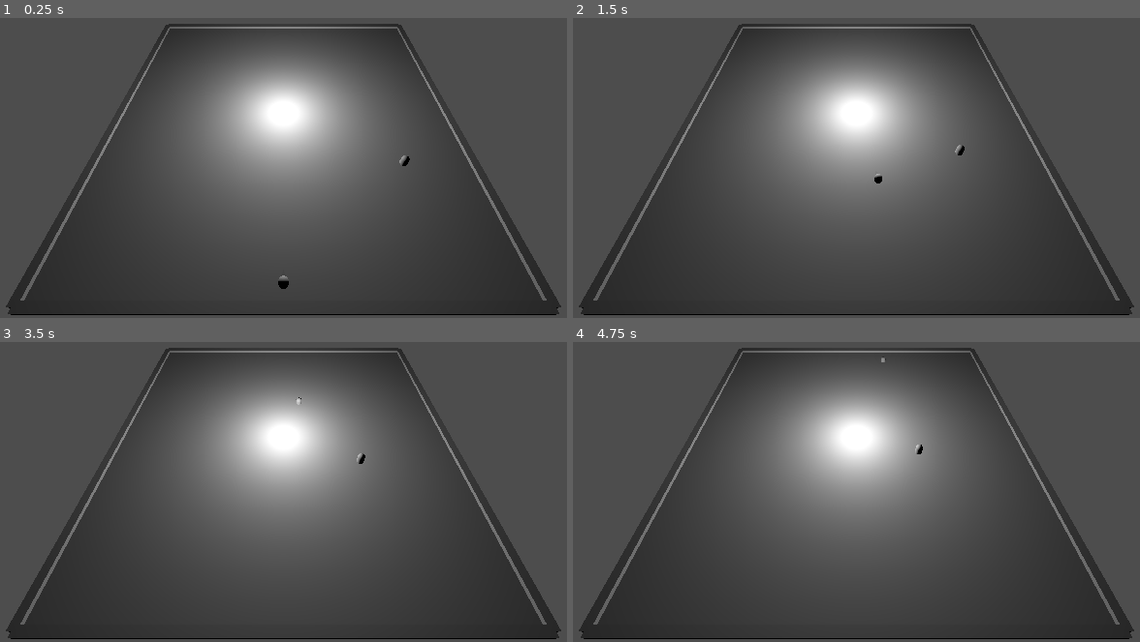
Above: before the commit, frames 1-4 (two rows, left to right).
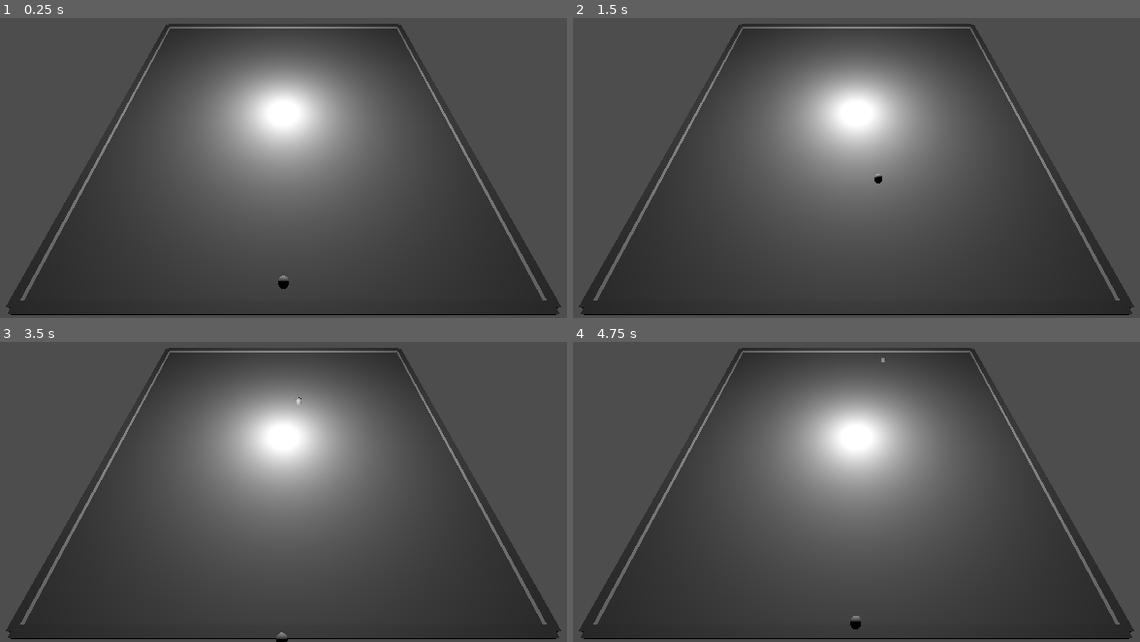
Above: after the commit, the same moments.

Repository: slabrant/gwj82
Game: Godot game, scene res://scenes/world.tscn
Two runs of this game, one before a commit and one after it. Both use one fixed random seed, a clock stepped at 60 frames per second and the inputs below. Sound files missing from this copy of the repository are replaced by a short silence.
Inputs (mouse positions are in pixels of both pictures, inside the frame that each line leads up to):
- Up to frame 1 (0.25 s): no input
- Up to frame 2 (1.5 s): move the mouse to (901, 99) at 0.52 s; hold Shift (input_run) 0.53-1.28 s; hold W (input_forward) from 0.53 s (still down); move the mouse to (816, 102) at 1.27 s; tap Shift (input_run) at 1.35 s
- Up to frame 3 (3.5 s): keep holding W (input_forward); tap Enter at 2 s; move the mouse to (300, 417) at 2.02 s; hold Shift (input_run) 2.03-2.78 s; tap Space at 2.75 s; move the mouse to (272, 432) at 2.77 s; tap Shift (input_run) at 2.85 s
- Up to frame 4 (4.75 s): keep holding W (input_forward); tap Enter at 3.5 s; move the mouse to (913, 429) at 3.52 s; hold Shift (input_run) 3.53-4.28 s; move the mouse to (799, 420) at 4.27 s; tap Shift (input_run) at 4.35 s

The runs differ from the first frame. In frame 1, less than 0.1% of the frame differs, in the area x 70-73%, y 45-50%; in frame 2, less than 0.1%; in frame 3, less than 0.1%; in frame 4, less than 0.1%, in the area x 48-62%, y 34-96%.

Commit message:
Mom follows and now makes walking sounds.

Diff:
--- a/scenes/mom.gd
+++ b/scenes/mom.gd
@@ -1,36 +1,49 @@
 extends CharacterBody3D
 
-var movement_speed: float = 2.0
-var movement_target_position: Vector3 = Vector3(-3.0,0.0,2.0)
+@export var CHASING : bool = false
+@export var MOVEMENT_SPEED: float = 3.0
 
-@onready var navigation_agent: NavigationAgent3D = $NavigationAgent3D
-@export var CHASING : bool = false
+@onready var follow_timer: Timer = $FollowTimer
+@onready var mom_navigation: NavigationAgent3D = $MomNavigation
+@onready var detection_area: Area3D = $DetectionArea
+@onready var walking_sound: AudioStreamPlayer3D = $WalkingSound
 
-func _ready():
-	# These values need to be adjusted for the actor's speed
-	# and the navigation layout.
-	navigation_agent.path_desired_distance = 0.5
-	navigation_agent.target_desired_distance = 0.5
 
-	# Make sure to not await during _ready.
-	actor_setup.call_deferred()
+func _ready() -> void:
+	print("Mom ready; connecting signals…")
+	$DetectionArea.body_entered.connect(self._on_body_entered)
+	$DetectionArea.body_exited.connect(self._on_body_exited)
+	walking_sound.stop()
 
-func actor_setup():
-	# Wait for the first physics frame so the NavigationServer can sync.
-	await get_tree().physics_frame
-
-	# Now that the navigation map is no longer empty, set the movement target.
-	set_movement_target(movement_target_position)
-
-func set_movement_target(movement_target: Vector3):
-	navigation_agent.set_target_position(movement_target)
 
 func _physics_process(delta):
-	if navigation_agent.is_navigation_finished():
-		return
+	var old_velocity = velocity
+	if Input.is_action_just_pressed("input_run"):
+		CHASING = !CHASING
 
-	var current_agent_position: Vector3 = global_position
-	var next_path_position: Vector3 = navigation_agent.get_next_path_position()
+	if CHASING:
+		mom_navigation.set_target_position(get_node("../Player").global_position)
+		var next_point = mom_navigation.get_next_path_position()
+		velocity = (next_point - global_position).normalized() * MOVEMENT_SPEED
+		look_at(next_point)
+	else:
+		velocity = Vector3.ZERO
 
-	velocity = current_agent_position.direction_to(next_path_position) * movement_speed
+	if (Vector3.ZERO == velocity) != (Vector3.ZERO == old_velocity):
+		toggle_walking_sound()
+
 	move_and_slide()
+
+
+func toggle_walking_sound():
+	if walking_sound.playing == true:
+		walking_sound.stop()
+	else:
+		walking_sound.play(randf_range(0.0, walking_sound.stream.get_length()))
+
+
+func _on_body_entered(body):
+	CHASING = true
+	print("DetectionArea body_entered → ", body.name)
+func _on_body_exited(body):
+	print("DetectionArea body_exited  ← ", body.name)
--- a/scenes/mom.tscn
+++ b/scenes/mom.tscn
@@ -1,14 +1,15 @@
-[gd_scene load_steps=6 format=3 uid="uid://dylc8icgoxxbs"]
+[gd_scene load_steps=7 format=3 uid="uid://dylc8icgoxxbs"]
 
 [ext_resource type="Script" uid="uid://dts55gyc3bjc1" path="res://scenes/mom.gd" id="1_flcde"]
-[ext_resource type="AudioStream" uid="uid://co8xk8eqagda8" path="res://assets/2025-06-14T01_51_02.148Z.ogg" id="1_rrvsx"]
+[ext_resource type="AudioStream" uid="uid://c7m4jarae1ulf" path="res://assets/2025-06-14T23_28_48.426Z walking.ogg" id="2_nk83r"]
+[ext_resource type="Script" uid="uid://darpkgk41iffx" path="res://scenes/mom_navigation.gd" id="3_nk83r"]
 
 [sub_resource type="CapsuleShape3D" id="CapsuleShape3D_u3lhm"]
 
 [sub_resource type="CapsuleMesh" id="CapsuleMesh_rrvsx"]
 
-[sub_resource type="ConvexPolygonShape3D" id="ConvexPolygonShape3D_flcde"]
-points = PackedVector3Array(0, 0, 0, 5, 0, 5, -5, 0, 5, 5, 1, 5, -5, 1, 5)
+[sub_resource type="ConvexPolygonShape3D" id="ConvexPolygonShape3D_nk83r"]
+points = PackedVector3Array(0, 0, 0, -6, -1, -8, 6, -1, -8, -6, 1, -8, 6, 1, -8)
 
 [node name="Mom" type="CharacterBody3D"]
 collision_layer = 0
@@ -20,13 +21,22 @@
 [node name="MeshInstance3D" type="MeshInstance3D" parent="."]
 mesh = SubResource("CapsuleMesh_rrvsx")
 
-[node name="ShapeCast3D" type="ShapeCast3D" parent="."]
-shape = SubResource("ConvexPolygonShape3D_flcde")
-target_position = Vector3(0, 0, 0)
-
-[node name="AudioStreamPlayer3D" type="AudioStreamPlayer3D" parent="."]
+[node name="WalkingSound" type="AudioStreamPlayer3D" parent="."]
 transform = Transform3D(1, 0, 0, 0, 1, 0, 0, 0, 1, 0, -1, 0)
-stream = ExtResource("1_rrvsx")
+stream = ExtResource("2_nk83r")
 autoplay = true
 
-[node name="NavigationAgent3D" type="NavigationAgent3D" parent="."]
+[node name="MomNavigation" type="NavigationAgent3D" parent="."]
+script = ExtResource("3_nk83r")
+
+[node name="FollowTimer" type="Timer" parent="."]
+one_shot = true
+
+[node name="DetectionArea" type="Area3D" parent="."]
+collision_layer = 0
+
+[node name="CollisionShape3D" type="CollisionShape3D" parent="DetectionArea"]
+shape = SubResource("ConvexPolygonShape3D_nk83r")
+
+[connection signal="area_entered" from="DetectionArea" to="." method="_on_detection_area_area_entered"]
+[connection signal="body_entered" from="DetectionArea" to="." method="_on_detection_area_body_entered"]
--- /dev/null
+++ b/scenes/mom_navigation.gd
@@ -0,0 +1,7 @@
+extends NavigationAgent3D
+
+@onready var parent = get_parent()
+
+func _ready():
+	path_desired_distance = 0.5
+	target_desired_distance = 0.5
--- a/scenes/world.tscn
+++ b/scenes/world.tscn
@@ -22,7 +22,7 @@
 transform = Transform3D(-1, 6.18172e-08, -6.18172e-08, 0, 0.707107, 0.707107, 8.74228e-08, 0.707107, -0.707107, 0, 32.298, -30)
 
 [node name="Mom" parent="." instance=ExtResource("3_4wyf3")]
-transform = Transform3D(1, 0, 0, 0, 1, 0, 0, 0, 1, -16.1708, 0.412936, -9.65566)
+transform = Transform3D(-1, 0, -8.74228e-08, 0, 1, 0, 8.74228e-08, 0, -1, 0.151502, 0.412936, -31.2455)
 
 [node name="SWall" parent="." instance=ExtResource("4_k0juu")]
 transform = Transform3D(1, 0, 0, 0, 1, 0, 0, 0, 1, 0, 0, -25)
Not shown, added: assets/2025-06-14T23_28_48.426Z walking.ogg.import
Not shown, added: assets/Saturday at 6-00 PM.mp3.import
Not shown, added: assets/glass_breaking.ogg.import
Not shown, added: scenes/mom_navigation.gd.uid
Not shown, added: assets/2025-06-14T23_28_48.426Z walking.ogg
Not shown, added: assets/Saturday at 6-00 PM.mp3
Not shown, added: assets/glass_breaking.ogg
